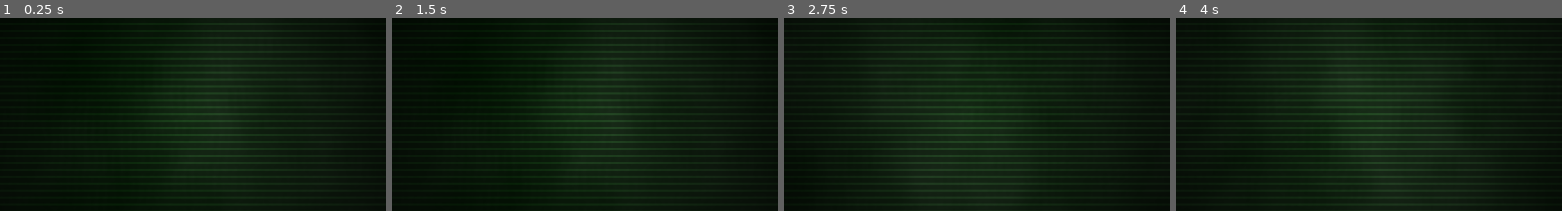
Above: before the commit, frames 1-4 (left to right).
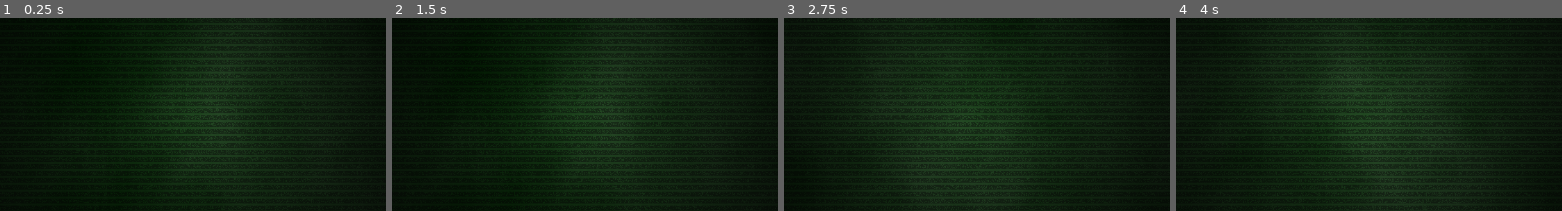
Above: after the commit, the same moments.

Repository: kami-lel/ucsc-cmpm170-prototype3
Game: Godot game, scene res://scenes/node_2d.tscn
Same seed, same stepped clock (60 frames per second), same inputs: the game is played once before the commit and once after it.
Inputs (mouse positions are % of the whole screen's width and height, from its top left):
- Up to frame 1 (0.25 s): no input
- Up to frame 2 (1.5 s): click (93, 70) at 0.5 s; tap Enter (ui_accept) at 1.25 s; hold Right (ui_right) from 1.28 s (still down)
- Up to frame 3 (2.75 s): tap Enter (ui_accept) at 1.52, 2, 2.27 s; release Right (ui_right) at 2.03 s; hold Down (ui_down) from 2.03 s (still down)
- Up to frame 4 (4 s): tap Enter (ui_accept) at 2.75, 3.5, 3.77 s; release Down (ui_down) at 2.78 s; hold Right (ui_right) 2.78-3.53 s; hold Up (ui_up) from 3.53 s (still down)
The pictures show only the part of the screen within x 27-77%, y 33-83%; the shares and areas given below are measured in that part.

The runs differ from the first frame. In frame 1, 0.2% of the frame differs, in the area x 43-63%, y 25-74%; in frame 2, 0.2%; in frame 3, 0.3%; in frame 4, 0.4%, in the area x 37-68%, y 19-88%.

Commit message:
Add static I guess.
Worst code I've ever committed but I'm lazy

Diff:
--- a/scanner-prototype/shaders/scan_shader.gdshader
+++ b/scanner-prototype/shaders/scan_shader.gdshader
@@ -3,19 +3,34 @@
 uniform float lod: hint_range(0.0, 50) = 0;
 uniform vec2 blur_radius = vec2(12.0, 12.0);
 
+// Hash function to create a pseudo-random value
+float random(vec2 st) {
+    return fract(sin(dot(st.xy, vec2(12.9898, 78.233))) * 43758.5453123);
+}
 
 void fragment() {
     vec2 uv = SCREEN_UV;
     vec4 color = vec4(0.0);
     vec2 offset = blur_radius * SCREEN_PIXEL_SIZE;
 
-	// Add moving scan lines
-    float moving_y = mod(FRAGCOORD.y, 10.0);
-    if (int(moving_y) < 3) {
+    // Create static I guess
+    float random_offset = random(FRAGCOORD.xy + TIME * 5.0) * 10.0;
+    float moving_y = mod(FRAGCOORD.y + random_offset, 10.0);
+    if (moving_y < 3.0) {
         color = vec4(0.0, 0.8, 0.0, 1.0);
-    } else if (int(moving_y) == 1 || int(moving_y) == 9) {
-        color *= 0.5; // Tint the lines on either side darker
+    } else if (moving_y == 1.0 || moving_y == 9.0) {
+        color *= 0.5; // Tint lines on either side darker
     }
+
+    //add scan lines
+    float moving_y2 = mod(FRAGCOORD.y, 10.0);
+    if (int(moving_y2) < 3) {
+    	color = vec4(0.0, 0.8, 0.0, 1.0);
+    } else if (int(moving_y2) == 1 || int(moving_y2) == 9) {
+    	color *= 0.5; // Tint the lines on either side darker
+    }
+
+
 
     // Sample neighboring pixels
     color += texture(input_texture, uv + vec2(-offset.x, -offset.y), lod);
@@ -31,15 +46,12 @@
     // Average the color
     color /= 9.0;
 
-	//Tint everything green
-	color += vec4(0.0, 0.4, 0.0, -.8);
-
+    // Tint everything green
+    color += vec4(0.0, 0.4, 0.0, -0.8);
 
     // Get progressively darker as the distance gets further
     float fade = 1.0 - (distance(vec2(576.0, 324.0), FRAGCOORD.xy) / 700.0);
     color *= fade;
 
-
-
     COLOR = color;
 }
